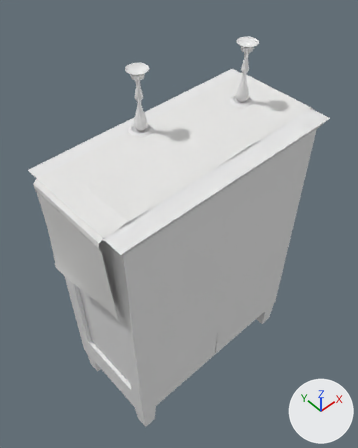
Two versions of the Blender file Assets/models/floor_2/bedroom_se/dresser03/dresser03.blend, one commit apart.
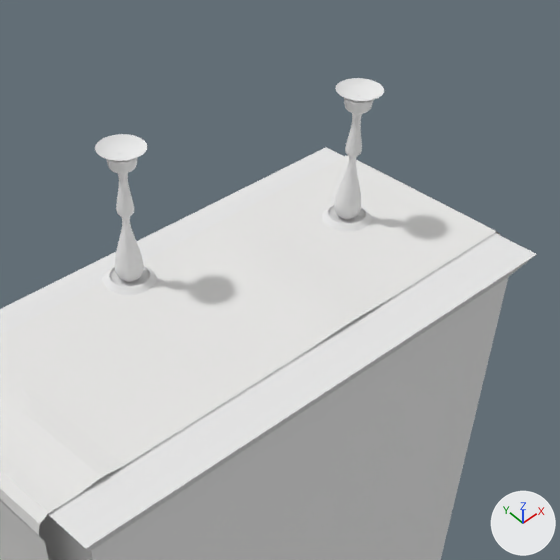
There are two pictures of each version: one whole from a 50 mm lens placed at (-1.58, -1.66, 3.87), pointed at (0.01, 0.06, 1.43), one close up on the part from 23% to 95% of the width and 0% to 58% of the height. The lights are fixed; the arrows at lower right show +X, +Y and +Z.

Names of what the first close-up shows: 'base', 'candlestick2', 'candlestick2.001', 'cloth', 'drawers', 'top'.
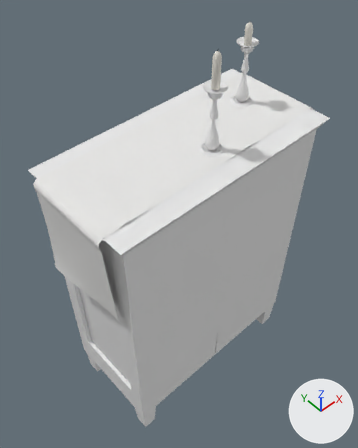
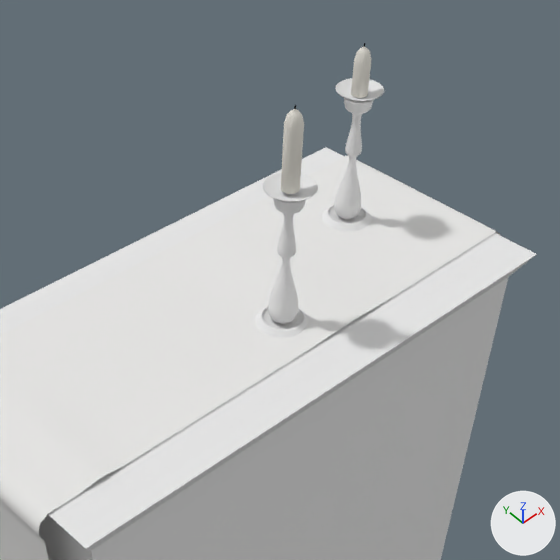
Edits to the scene script, one JSON object a line:
```json
{"op": "add", "block": "mat_candle_wax", "code": ["mat_candle_wax = diffuse_material('candle_wax')", "mat_candle_wax.base_color = (0.8, 0.777, 0.709)  # white #e7e4db"]}
{"op": "add", "block": "mat_candle_wick", "code": ["mat_candle_wick = diffuse_material('candle_wick')", "mat_candle_wick.base_color = (0.00155, 0.00155, 0.00155)  # black #050505"]}
{"op": "add", "block": "me_mesh_000", "code": ["me_mesh_000 = bpy.data.meshes.new('Mesh.000')", "me_mesh_000.from_pydata(...)  # 1616 vertices, 2071 faces; spans x -0.8..0.8, y -0.8..0.8, z -0.06..4.02", "me_mesh_000.polygons.foreach_set('use_smooth', [True] * 2071)", "me_mesh_000.materials.append(mat_candlestick)  # its picture is missing"]}
{"op": "add", "block": "me_cylinder", "code": ["me_cylinder = bpy.data.meshes.new('Cylinder')", "me_cylinder.from_pydata(...)  # 192 vertices, 162 faces; spans x -1.0..1.0, y -1.0..1.0, z -1.52..1.0", "me_cylinder.polygons.foreach_set('use_smooth', [True] * 162)", "# faces by material slot: [129, 33]", "me_cylinder.materials.append(mat_candle_wax)  # white #e7e4db", "me_cylinder.materials.append(mat_candle_wick)  # black #050505"]}
{"op": "add", "block": "me_cylinder_001", "code": ["me_cylinder_001 = bpy.data.meshes.new('Cylinder.001')", "me_cylinder_001.from_pydata(...)  # 192 vertices, 162 faces; spans x -1.0..1.0, y -1.0..1.0, z -1.52..0.14", "me_cylinder_001.polygons.foreach_set('use_smooth', [True] * 162)", "# faces by material slot: [129, 33]", "me_cylinder_001.materials.append(mat_candle_wax)  # white #e7e4db", "me_cylinder_001.materials.append(mat_candle_wick)  # black #050505"]}
{"op": "remove", "block": "ob_candlestick2", "code": ["ob_candlestick2 = bpy.data.objects.new('candlestick2', me_mesh_001)", "ob_candlestick2.location = (-0.119, 0.252, 2.167)", "ob_candlestick2.scale = (0.096, 0.096, 0.096)"]}
{"op": "add", "block": "ob_candlestick2_000", "code": ["ob_candlestick2_000 = bpy.data.objects.new('candlestick2.000', me_mesh_000)", "ob_candlestick2_000.location = (0.055, -0.156, 2.167)", "ob_candlestick2_000.rotation_euler = (0.0, 0.0, 3.884)  # degrees (0, 0, 223)", "ob_candlestick2_000.scale = (0.096, 0.096, 0.096)"]}
{"op": "add", "block": "ob_cylinder", "code": ["ob_cylinder = bpy.data.objects.new('Cylinder', me_cylinder)", "ob_cylinder.location = (0.055, -0.156, 2.629)", "ob_cylinder.scale = (-0.0223, -0.0223, -0.0814)"]}
{"op": "add", "block": "ob_cylinder_001", "code": ["ob_cylinder_001 = bpy.data.objects.new('Cylinder.001', me_cylinder_001)", "ob_cylinder_001.location = (0.536, 0.061, 2.551)", "ob_cylinder_001.scale = (-0.0223, -0.0223, -0.0814)"]}
```

Boxes (x1, y1, x2, y2) around the edits, measured in the close-ups (560 x 560 px):
```json
{"object": "candlestick2", "change": "deleted", "before": [95, 134, 157, 295]}
{"object": "candlestick2.000", "change": "added", "after": [255, 173, 318, 338]}
{"object": "Cylinder", "change": "added", "after": [281, 105, 304, 194], "faces in mat_candle_wax (white #e7e4db)": [281, 109, 304, 194]}
{"object": "Cylinder.001", "change": "added", "after": [351, 43, 372, 98], "faces in mat_candle_wax (white #e7e4db)": [351, 46, 372, 98]}
```
